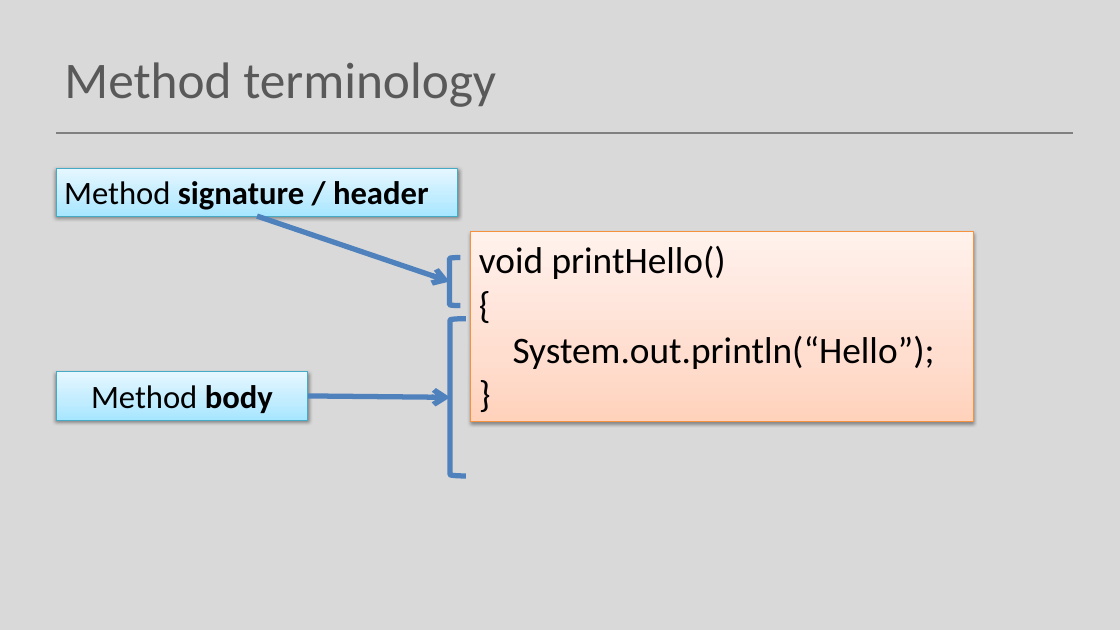
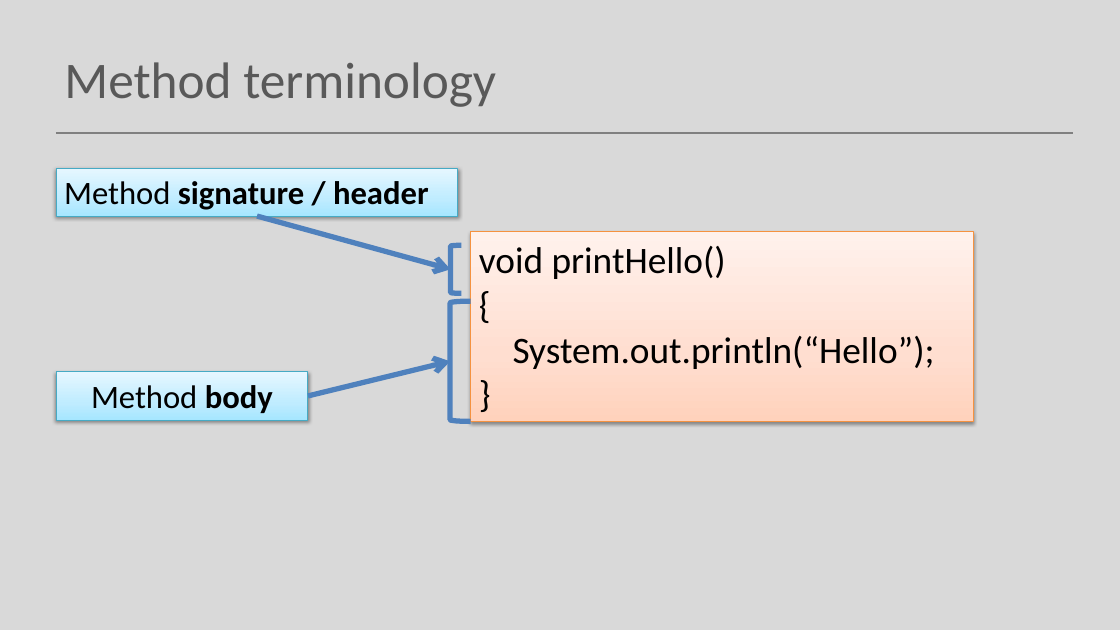
Before and after one commit to Programming-Fundamentals-SETU/prog-fund-1-sept-25, a slide deck: slide 6 of topic07-methods/unit-1/talk-0-methods-terminology/a-methods-terminology..pptx. Drawn at 1120x630 pixels with LibreOffice and Linux fonts; fonts in the diff are those of the drawing. Boxes give left, top, right and bottom in pixels: in the first picture for what was removed or moved away, otherwise in the second. Text is boxed around its words. In the diff, an @@ line names an element or a change of style, - is before the commit and + after.

```diff
--- a/topic07-methods/unit-1/talk-0-methods-terminology/a-methods-terminology..pptx
+++ b/topic07-methods/unit-1/talk-0-methods-terminology/a-methods-terminology..pptx
@@ arrow moved from (257, 216) - (450, 281) to (257, 216) - (450, 270) @@
@@ left bracket: place and size @@
-left bracket at [450,258,460,306]
+left bracket at [450,245,461,293]
@@ left bracket: place and size @@
-left bracket at [450,318,466,476]
+left bracket at [450,302,471,422]
@@ arrow moved from (308, 396) - (450, 397) to (308, 396) - (450, 361) @@
```
Also in this commit, not shown: 2 other slides changed, 43 other files.
